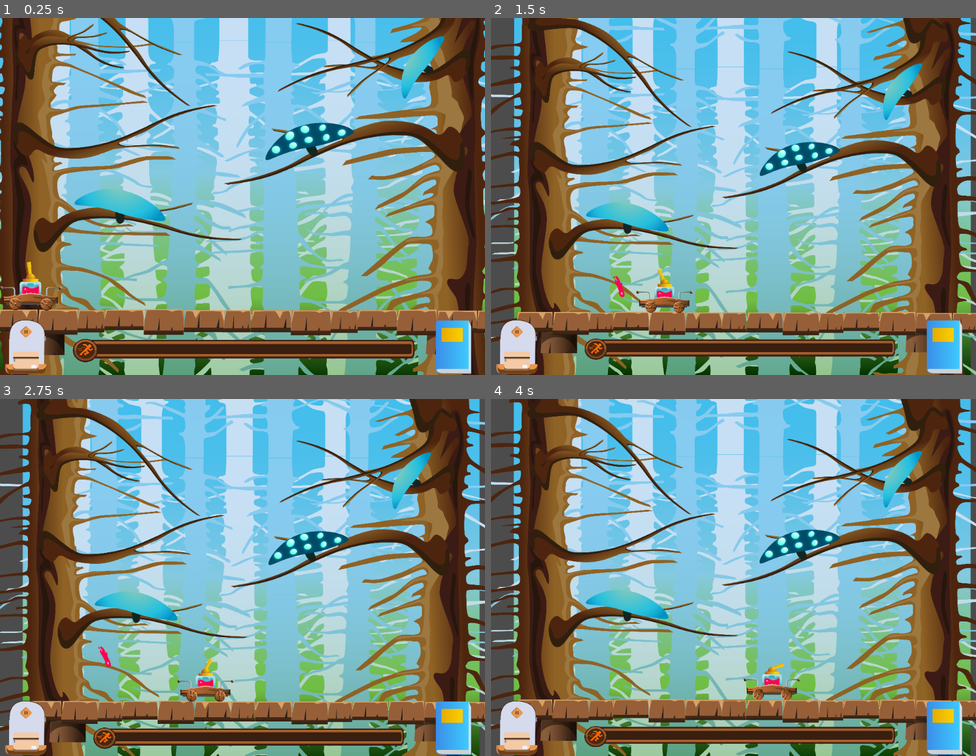
Above: before the commit, frames 1-4 (two rows, left to right).
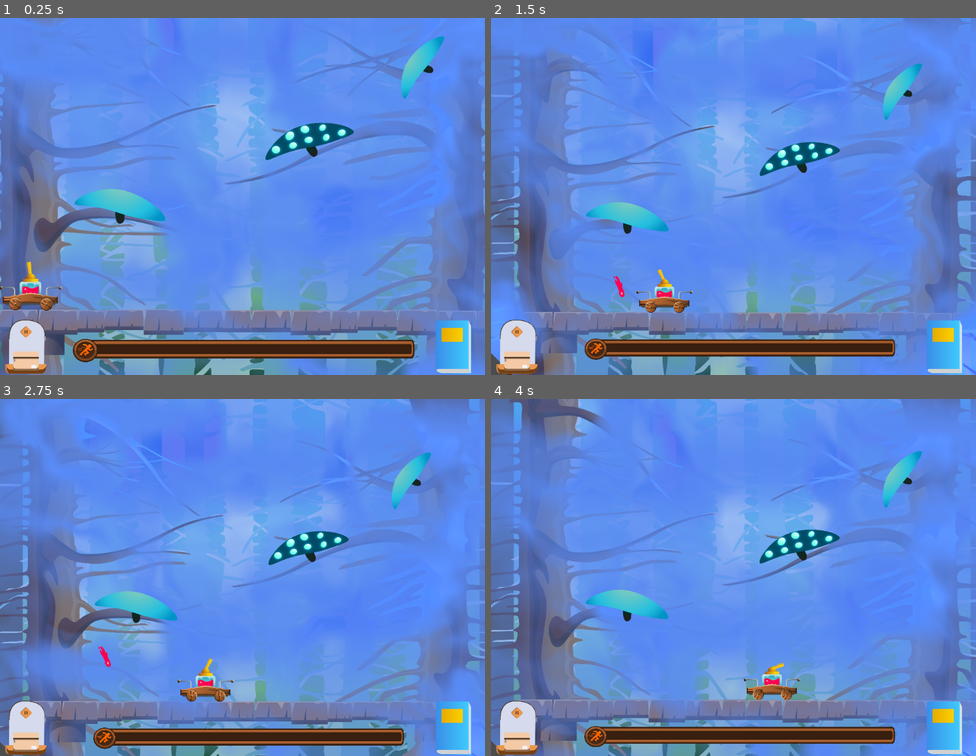
Above: after the commit, the same moments.

Repository: kleimaj/gaming-club-dev
Game: Godot game, scene res://Scenes/Game.tscn
Two runs of this game, one before a commit and one after it. Both use one fixed random seed, a clock stepped at 60 frames per second and the inputs below.
Inputs (mouse positions are in pixels of both pictures, inside the frame that each line leads up to):
- Up to frame 1 (0.25 s): no input
- Up to frame 2 (1.5 s): move the mouse to (840, 178) at 0.52 s; hold D (forward) 0.53-1.28 s; hold Mouse wheel up (ZoomIn) 0.53-1.28 s; click (840, 178) at 0.67 s; move the mouse to (636, 214) at 1.27 s; hold A (back) from 1.28 s (still down); tap Mouse wheel down (ZoomOut) at 1.35 s
- Up to frame 3 (2.75 s): move the mouse to (291, 498) at 2.02 s; release A (back) at 2.03 s; hold D (forward) from 2.03 s (still down); click (291, 498) at 2.1 s
- Up to frame 4 (4 s): move the mouse to (709, 648) at 2.77 s; tap Mouse wheel up (ZoomIn) at 2.85 s; click (709, 648) at 2.92 s; move the mouse to (879, 631) at 3.52 s; release D (forward) at 3.53 s; hold A (back) from 3.53 s (still down); hold Mouse wheel down (ZoomOut) from 3.53 s (still down)

The runs differ from the first frame. In frame 1, 91% of the frame differs, in the area x 0-100%, y 0-100%; in frame 2, 92%; in frame 3, 92%; in frame 4, 92%.

Commit message:
fog

Diff:
--- a/Scenes/Game.tscn
+++ b/Scenes/Game.tscn
@@ -215,7 +215,6 @@
 texture = ExtResource( 28 )
 
 [node name="Mist" type="Sprite" parent="."]
-visible = false
 light_mask = 526087
 material = SubResource( 1 )
 position = Vector2( 473.749, -477.771 )
--- a/Scenes/fog.shader
+++ b/Scenes/fog.shader
@@ -39,12 +39,12 @@
 }
 
 void fragment(){
-	/*vec2 coord = UV * 10.0;
+	vec2 coord = UV * 10.0;
 
 	vec2 motion = vec2(fractal_brownien_motion(coord + vec2(TIME * -0.5, TIME * 0.5)));
 
 	float final = fractal_brownien_motion(coord + motion);
 
-	COLOR = vec4(color,final * 1.0);*/
+	COLOR = vec4(color,final * 1.0);
 
 }
